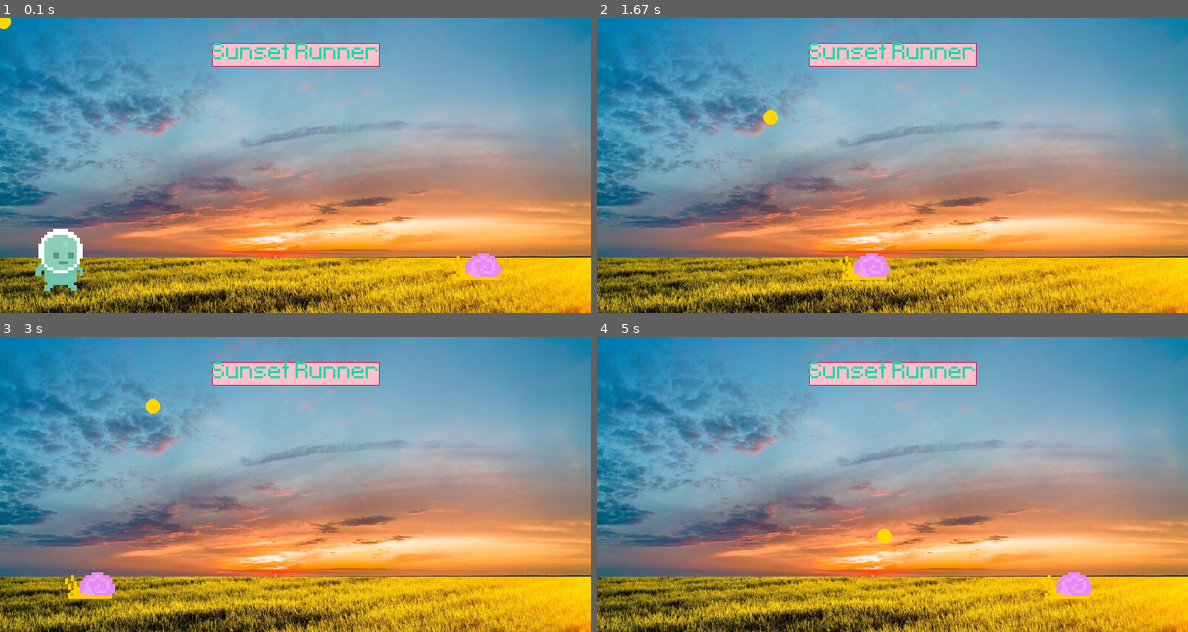
Above: before the commit, frames 1-4 (two rows, left to right).
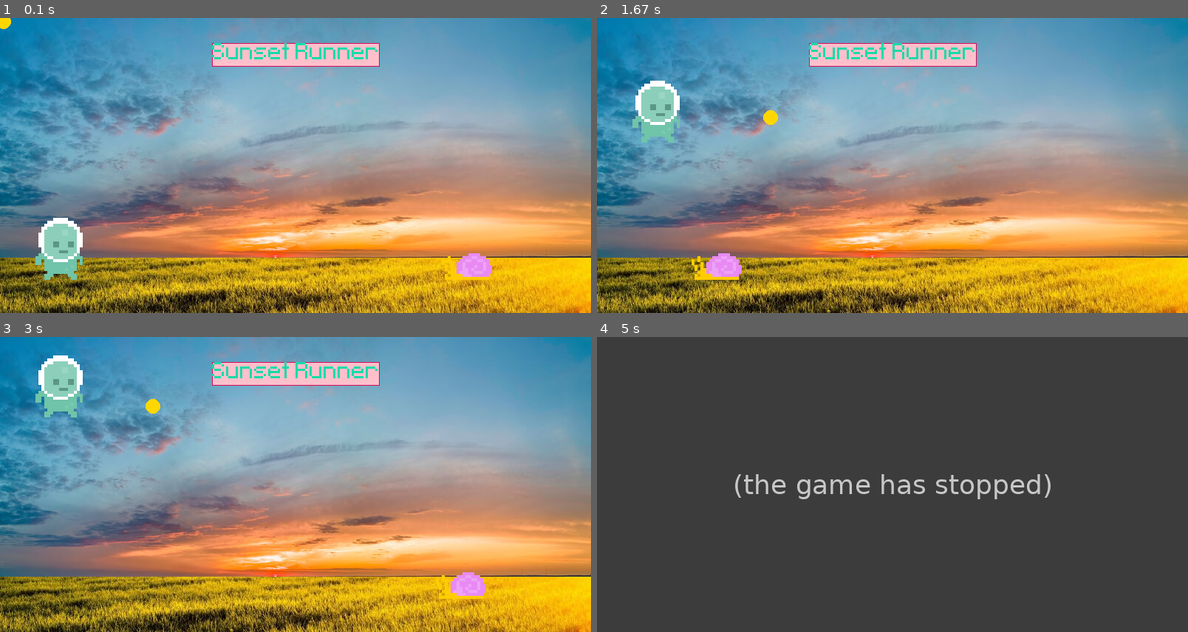
Above: after the commit, the same moments.

Repository: AJHS-Kelley/8b-ajhs-game-programming-23-24-Shortheadband
Game: pygame game, started from gameProgramming/08_ultimatePygame/Creating a Window + Clock.py
Two runs of this game, one before a commit and one after it. Both use one fixed random seed, a clock stepped at 60 frames per second and the inputs below.
Inputs (mouse positions are in pixels of both pictures, inside the frame that each line leads up to):
- Up to frame 1 (0.1 s): no input
- Up to frame 2 (1.67 s): press the mouse at (656, 248) at 0.37 s; move the mouse to (762, 165) at 0.47 s; release the mouse at (868, 85) at 0.6 s; press the mouse at (656, 153) at 0.7 s; move the mouse to (667, 200) at 0.8 s; release the mouse at (685, 251) at 0.93 s; press the mouse at (656, 56) at 1.03 s; move the mouse to (715, 88) at 1.13 s; release the mouse at (768, 118) at 1.27 s; tap Space at 1.33 s
- Up to frame 3 (3 s): press the mouse at (59, 478) at 1.7 s; move the mouse to (118, 437) at 1.8 s; release the mouse at (183, 396) at 1.93 s; press the mouse at (59, 384) at 2.03 s; move the mouse to (283, 443) at 2.13 s; release the mouse at (508, 505) at 2.27 s; press the mouse at (59, 384) at 2.37 s; move the mouse to (165, 378) at 2.47 s; release the mouse at (271, 372) at 2.6 s; press the mouse at (59, 487) at 2.7 s; move the mouse to (106, 446) at 2.8 s; release the mouse at (153, 407) at 2.93 s
- Up to frame 4 (5 s): press the mouse at (656, 390) at 3.03 s; move the mouse to (880, 407) at 3.13 s; release the mouse at (1099, 425) at 3.27 s; press the mouse at (656, 390) at 3.37 s; move the mouse to (715, 443) at 3.47 s; release the mouse at (768, 496) at 3.6 s; press the mouse at (656, 493) at 3.7 s; move the mouse to (744, 531) at 3.8 s; release the mouse at (833, 573) at 3.93 s; press the mouse at (656, 398) at 4.03 s; move the mouse to (768, 466) at 4.13 s; release the mouse at (886, 537) at 4.27 s

The runs differ from the first frame. In frame 1, 1.6% of the frame differs, in the area x 6-85%, y 67-93%; in frame 2, 2.4%; in frame 3, 2.3%; in frame 4, 100%, in the area x 0-100%, y 0-100%.
After the commit the program exited at 4.73 s; later frames show no game.

Commit message:
Ver update
Gravity adjustments

Diff:
--- a/gameProgramming/08_ultimatePygame/Creating a Window + Clock.py
+++ b/gameProgramming/08_ultimatePygame/Creating a Window + Clock.py
@@ -20,17 +20,21 @@
 snail_surface = pygame.image.load('img/Ult_pygame/snail/snail1.png').convert_alpha()
 snail_x_rectangle = snail_surface.get_rect(bottomright = (700,355))
 
-
+#doubleJump = 1
 while True:
     for event in pygame.event.get():
         if event.type == pygame.QUIT:
             pygame.quit()
             exit()
-        if event.type == pygame.MOUSEMOTION:
-            if  player_rectangle.collidepoint(event.pos): print('collsion')
+        if event.type == pygame.MOUSEBUTTONDOWN:
+            if  player_rectangle.collidepoint(event.pos):
+                player_gravity = -17
         if event.type ==pygame.KEYDOWN:
-            if event.key == pygame.K_SPACE:
-                player_gravity = -20
+            if event.key == pygame.K_SPACE and player_rectangle.bottom >= 300:
+                player_gravity = -17
+                #if player_rectangle.bottom >= 250 and int(doubleJump):
+                #    player_gravity = -13.9,
+
 
     screen.blit(ground_surface,(0,0))
     screen.blit(sky_surface,(0,-35))
@@ -39,14 +43,22 @@
     pygame.draw.circle(screen,'gold',pygame.mouse.get_pos(),10)
     screen.blit(score_surface,score_rectangle)
 
-    snail_x_rectangle.x -= 3
+    snail_x_rectangle.x -= 5.5
     if snail_x_rectangle.right <=0: snail_x_rectangle.left = 800
 
     screen.blit(player_surface,player_rectangle)
 
+    # Player
     player_gravity += 1
     player_rectangle.y += player_gravity
+    if player_rectangle.bottom >= 355: player_rectangle.bottom = 355
     screen.blit(snail_surface,snail_x_rectangle)
+
+    # collision
+    if snail_x_rectangle.colliderect(player_rectangle):
+        pygame.quit()
+        exit()
+
     #keys = pygame.key.get_pressed()
     #if keys[pygame.K_SPACE]:
     #    print('jump')
